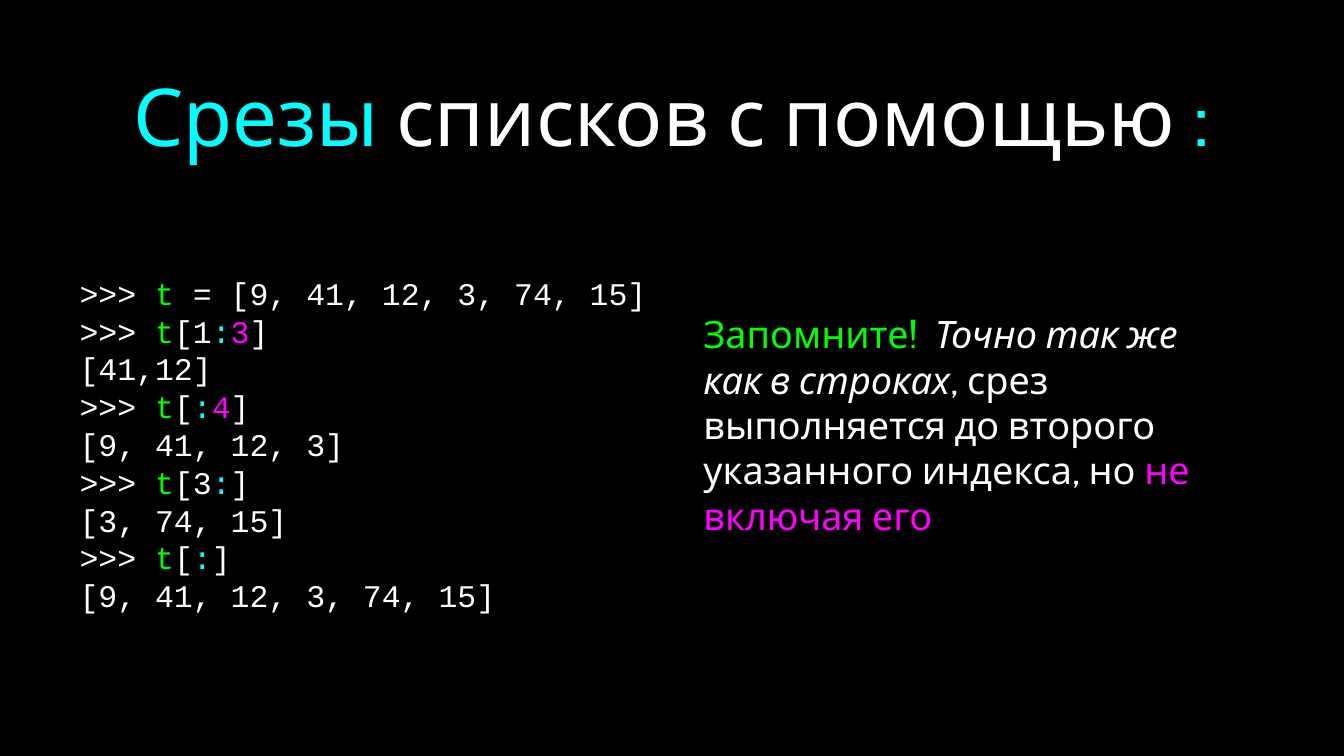
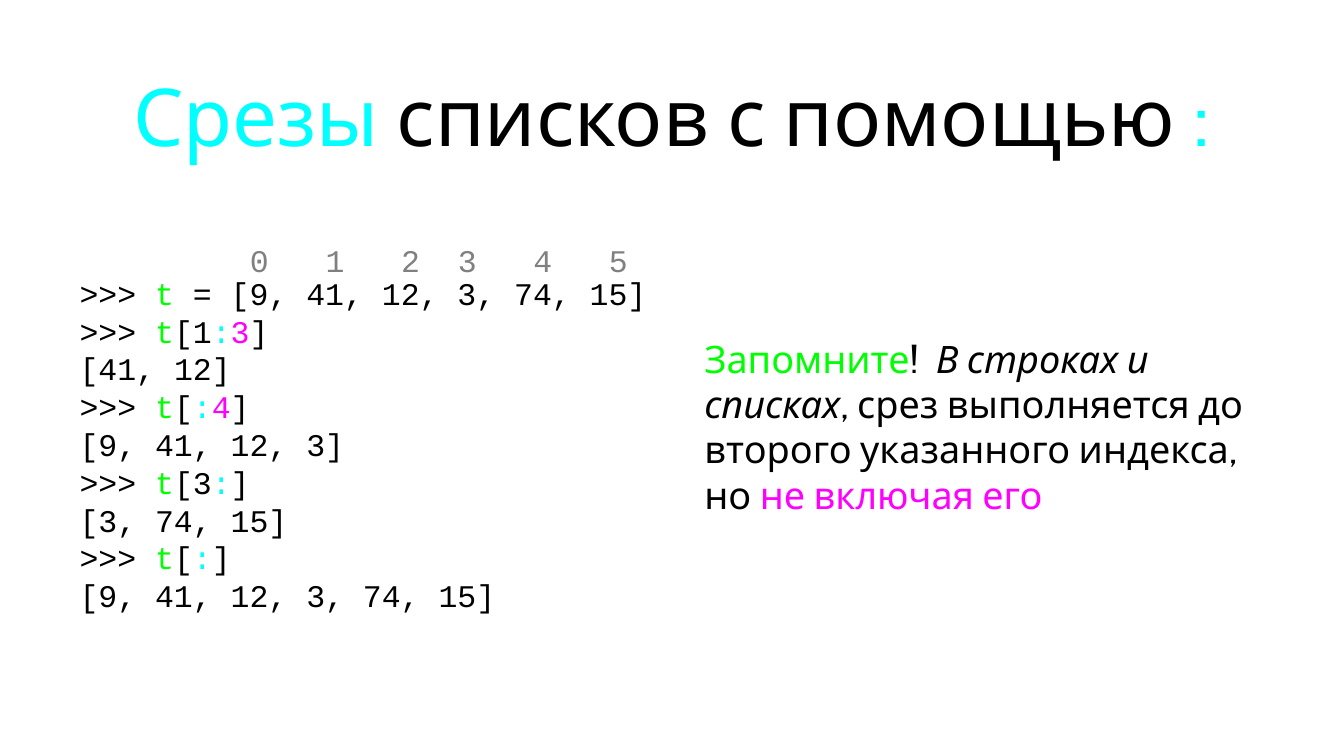
Before and after one commit to maxchv/LearnPython, a slide deck: slide 22 of week02/05.Lists.pptx (slide 18 before the commit). Drawn at 1344x756 pixels with LibreOffice and Linux fonts; fonts in the diff are those of the drawing. Boxes give left, top, right and bottom in pixels: in the first picture for what was removed or moved away, otherwise in the second. Text is boxed around its words. In the diff, an @@ line names an element or a change of style, - is before the commit and + after.

```diff
--- a/week02/05.Lists.pptx
+++ b/week02/05.Lists.pptx
@@ background #000000 to #FFFFFF @@
@@ title "Срезы списков с помощью :" at (x1=133, y1=88, x2=1175, y2=165): text colour #FFFFFF to #000000 in "списков с помощью" @@
@@ text added at (x1=250, y1=251, x2=628, y2=272), 30 pt, text #808080 @@
+0 1 2 3 4 5
@@ text at (x1=80, y1=282, x2=647, y2=614): text colour #FFFFFF to #000000 in ">>> = [9, 41, 12, 3, 74, ...", ">>> t[1:3]", ">>> t[:4]", "[9, 41, 12, 3]" and 4 more places @@
@@ text at (x1=80, y1=358, x2=231, y2=387): text changed; text colour #FFFFFF to #000000 @@
-[41,12]
+[41, 12]
@@ text at (x1=704, y1=344, x2=1243, y2=510): text changed; text colour #FFFFFF to #000000 @@
-Запомните! Точно так же как в строках, срез выполняется до второго указанного индекса, но не включая его
+Запомните! В строках и списках, срез выполняется до второго указанного индекса, но не включая его
```
Also in this commit, not shown: 27 other slides changed, 5 slides added, 2 other files.
